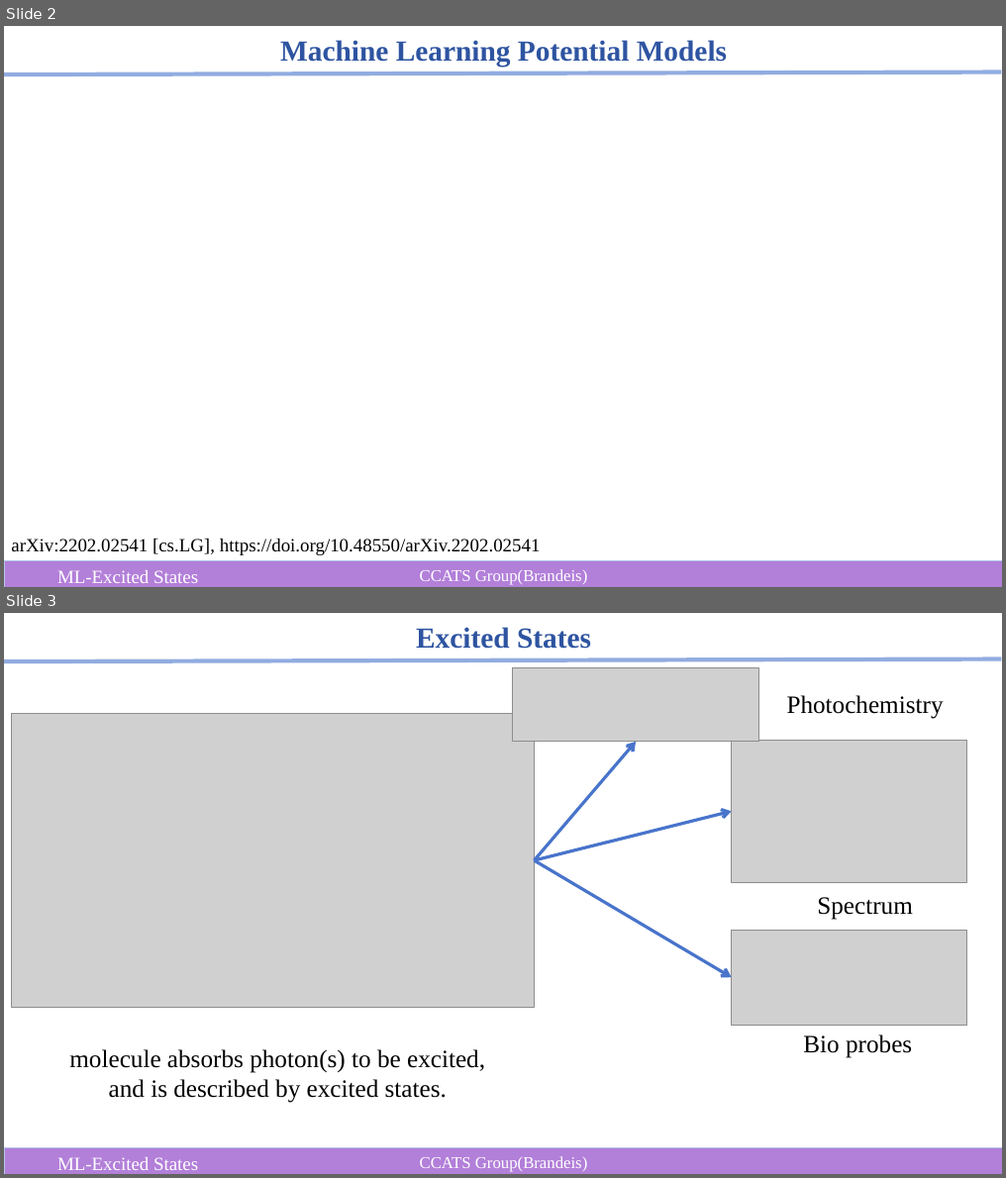
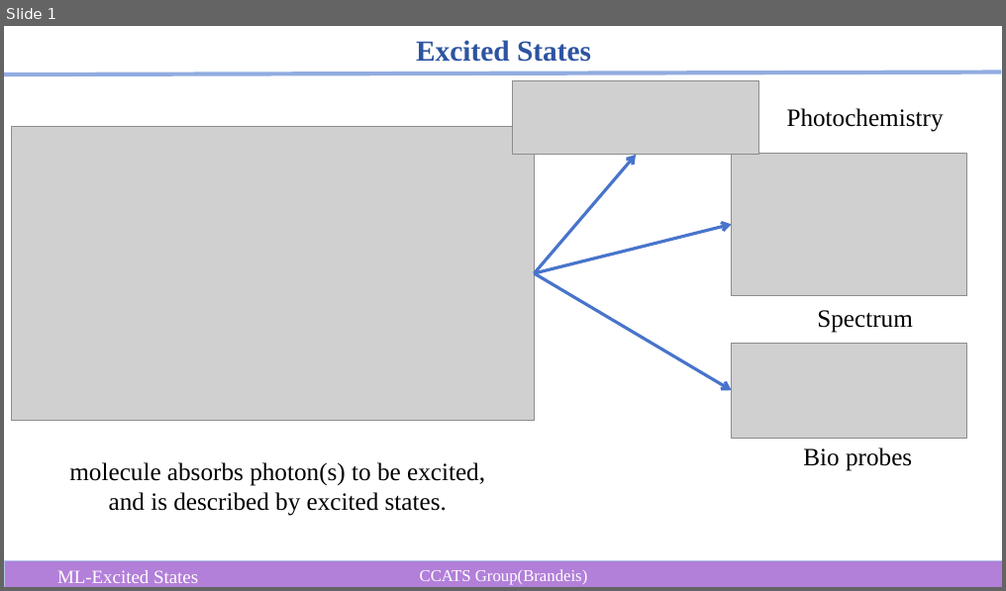
Before and after one commit to MoriyaSuwako2524/chemlab, a slide deck: notes/ML-TDDFT.pptx. Shown one above the other, each under a label of ours: slides 2 and 3 before the commit, slide 1 after it. The pictures are 1006x1178 and 1006x591 pixels, drawn with LibreOffice and Linux fonts; fonts in the diff are those of the drawing; grey boxes stand for pictures. Boxes give left, top, right and bottom in pixels: in the first picture for what was removed or moved away, otherwise in the second. Text is boxed around its words. In the diff, an @@ line names an element or a change of style, - is before the commit and + after.

```diff
--- a/notes/ML-TDDFT.pptx
+++ b/notes/ML-TDDFT.pptx
@@ slide 2 removed at (4,26,1002,587), background #FFFFFF @@
@@ text removed at (280,40,727,68) @@
-Machine Learning Potential Models
@@ line removed from (4, 75) to (1002, 73) @@
@@ text removed at (11,539,541,556) @@
-arXiv:2202.02541 [cs.LG], https://doi.org/10.48550/arXiv.2202.02541
@@ rectangle removed at (4,562,1002,587) @@
@@ text removed at (57,570,198,583) @@
-ML-Excited States
@@ text removed at (420,570,587,585) @@
-CCATS Group(Brandeis)
@@ what was slide 3 is now slide 1 @@
```
Also in this commit, not shown: 2 slides changed, 1 other slide removed, 5 other files.
